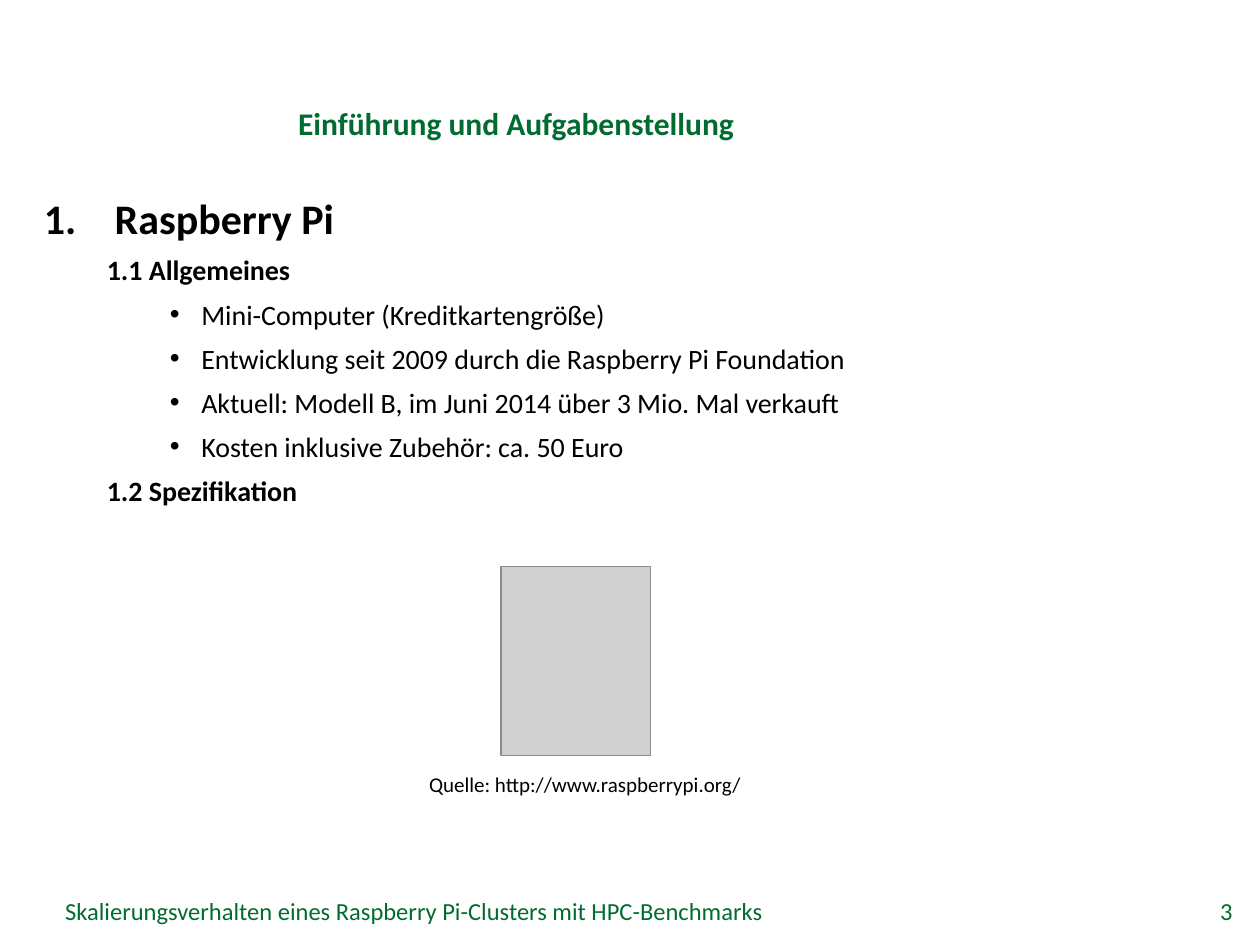
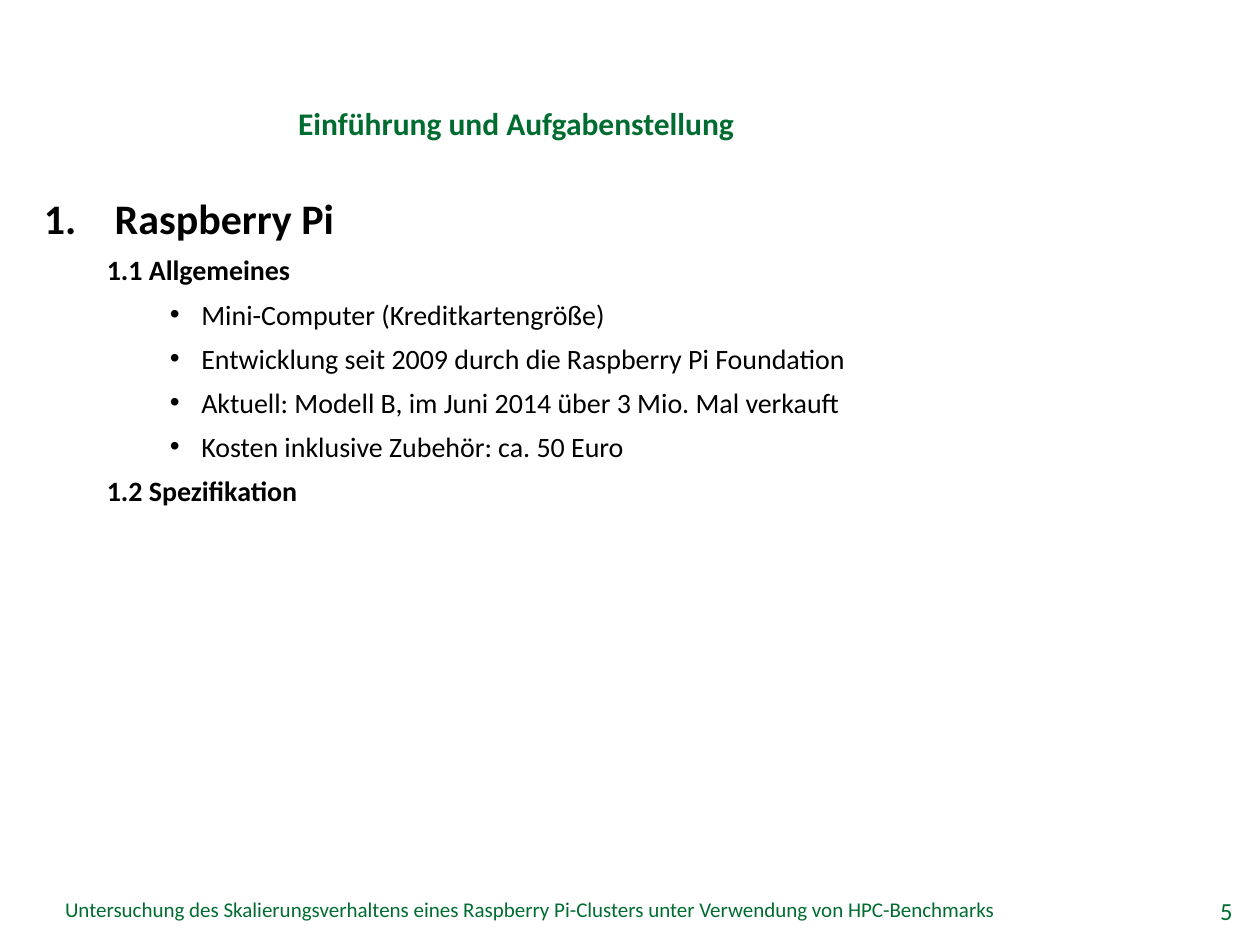
Before and after one commit to missgreenwood/bachelor-arbeit, a slide deck: slide 5 of Disputation/grei14.pptx (slide 3 before the commit). Drawn at 1260x945 pixels with LibreOffice and Linux fonts; fonts in the diff are those of the drawing; grey boxes stand for pictures; background and template pictures are left out. Boxes give left, top, right and bottom in pixels: in the first picture for what was removed or moved away, otherwise in the second. Text is boxed around its words. In the diff, an @@ line names an element or a change of style, - is before the commit and + after.

```diff
--- a/Disputation/grei14.pptx
+++ b/Disputation/grei14.pptx
@@ picture removed at (501, 567, 651, 756) @@
@@ text removed at (429, 777, 741, 796) @@
-Quelle: http://www.raspberrypi.org/
@@ text at (65, 902, 994, 921): text changed; size 14 to 12 pt @@
-Skalierungsverhalten eines Raspberry Pi-Clusters mit HPC-Benchmarks
+Untersuchung des Skalierungsverhaltens eines Raspberry Pi-Clusters unter Verwendung von HPC-Benchmarks
@@ page number at (1220, 904, 1232, 920): text changed @@
-3
+5
```
Also in this commit, not shown: 23 other slides changed, 1 slide added, 1 slide removed, 5 other files.
